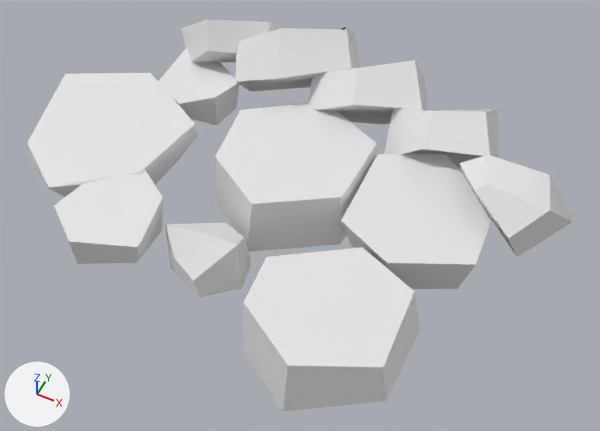
Before and after pictures for a commit that changed the FBX model Assets/Models/Ingredieants/Chopped_Ginger.fbx.
Rendered twice from a camera (50 mm lens) standing at (0.492, -0.988, 1.063) and looking at (0.062, -0.129, -0.011). Arrows for +X, +Y and +Z are at lower left; the lights stay in place. The first picture is the older version. Where no turn or scale is listed for an object, it has been applied to the vertices.
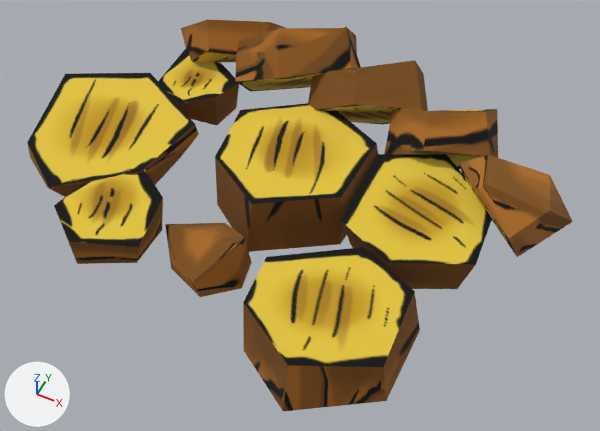
Pixel boxes (x1, y1, x2, y2) of what changed, in the pictures (600 x 431 px; the box of a moved part takes in the faces that stretch with it):
'Cylinder.007', recoloured, surface changed (white to yellow)
    both: (243, 247, 420, 411)
'Chopped Ginger', recoloured, surface changed (white to yellow)
    both: (215, 103, 378, 252)
'Cylinder.009', recoloured, reshaped, surface changed (white to yellow)
    both: (27, 73, 199, 197)
'Cylinder.010', recoloured, surface changed (white to yellow)
    both: (341, 154, 492, 289)
'Cylinder.012', recoloured, surface changed (white to yellow)
    both: (54, 169, 163, 264)
'Cylinder.003', recoloured (white to brown)
    both: (460, 155, 573, 257)
'Cylinder.006', recoloured (white to brown)
    both: (235, 27, 361, 92)
'Cylinder.005', recoloured, surface changed (white to brown)
    both: (308, 60, 428, 125)
'Cylinder.004', recoloured, surface changed (white to brown)
    both: (384, 108, 498, 169)
'Cylinder.014', recoloured, surface changed (white to brown)
    both: (165, 223, 252, 297)
'Cylinder.013', recoloured (white to yellow)
    both: (158, 49, 239, 126)
'Cylinder.011', recoloured (white to brown)
    both: (181, 20, 285, 62)
part 2 of me_cylinder_026, moved or reshaped
    both: (27, 143, 141, 197)
part 3 of me_cylinder_026, surface changed (white to yellow)
    both: (27, 73, 199, 197)

The change, as a list of edits to the scene's bpy script:
```text
Change me_cylinder_023:
    where me_cylinder_023.from_pydata(...)  # 12 vertices, 8 faces; spans x -0.104..0.119, y -0.098..0.102, z -0.112..0.092
    me_cylinder_023 part 4: texture (UV) coordinates of 8 of 8 faces, centred in x -0.096..0.095, y -0.063..0.073, z -0.068..0.07, changed; they spanned u 0.0..1.0, v 0.58..0.66 and now span u 0.28..0.96, v 0.38..0.67
    add me_cylinder_023.materials.append(mat_ginger)  # picture img_ginger_color_png
Change me_cylinder_008:
    where me_cylinder_008.from_pydata(...)  # 12 vertices, 8 faces; spans x -0.146..0.14, y -0.163..0.165, z -0.058..0.057
    me_cylinder_008 part 6: texture (UV) coordinates of 8 of 8 faces, centred in x -0.126..0.131, y -0.12..0.119, z -0.049..0.049, changed; they spanned u 0.0..1.0, v 0.74..0.79 and now span u 0.27..0.95, v 0.19..0.97
    add me_cylinder_008.materials.append(mat_ginger)  # picture img_ginger_color_png
Change me_cylinder_027:
    where me_cylinder_027.from_pydata(...)  # 18 vertices, 14 faces; spans x -0.113..0.118, y -0.132..0.131, z -0.046..0.056
    me_cylinder_027 part 5: texture (UV) coordinates of 14 of 14 faces, centred in x -0.101..0.106, y -0.099..0.104, z -0.037..0.046, changed; they spanned u 0.0..1.0, v 0.82..0.87 and now span u 0.29..0.97, v 0.13..0.68
    add me_cylinder_027.materials.append(mat_ginger)  # picture img_ginger_color_png
Change me_cylinder_009:
    where me_cylinder_009.from_pydata(...)  # 13 vertices, 13 faces; spans x -0.093..0.108, y -0.1..0.09, z -0.103..0.06
    add me_cylinder_009.materials.append(mat_ginger)  # picture img_ginger_color_png
Change me_cylinder_022:
    where me_cylinder_022.from_pydata(...)  # 12 vertices, 8 faces; spans x -0.094..0.102, y -0.092..0.093, z -0.111..0.08
    me_cylinder_022 part 9: texture (UV) coordinates of 8 of 8 faces, centred in x -0.087..0.085, y -0.055..0.06, z -0.065..0.061, changed; they spanned u 0.0..1.0, v 0.52..0.61 and now span u 0.28..0.97, v 0.13..0.63
    add me_cylinder_022.materials.append(mat_ginger)  # picture img_ginger_color_png
Change me_cylinder_030:
    where me_cylinder_030.from_pydata(...)  # 12 vertices, 8 faces; spans x -0.076..0.077, y -0.076..0.074, z -0.042..0.048
    add me_cylinder_030.materials.append(mat_ginger)  # picture img_ginger_color_png
Change me_cylinder_026:
    remove me_cylinder_026.from_pydata(...)  # 18 vertices, 14 faces; spans x -0.149..0.142, y -0.169..0.165, z -0.058..0.045
    add me_cylinder_026.from_pydata(...)  # 18 vertices, 14 faces; spans x -0.149..0.142, y -0.165..0.165, z -0.058..0.045
    me_cylinder_026 part 2
    me_cylinder_026.vertices[0].co: (-0.003, -0.169, 0.027) -> (-0.01, -0.163, 0.019)  # pixel (47, 187)
    me_cylinder_026 part 3: texture (UV) coordinates of 14 of 14 faces, centred in x -0.129..0.135, y -0.13..0.122, z -0.048..0.035, changed; they spanned u 0.0..1.0, v 0.78..0.82 and now span u 0.26..0.95, v 0.25..0.97
    add me_cylinder_026.materials.append(mat_ginger)  # picture img_ginger_color_png
Change me_cylinder_031:
    where me_cylinder_031.from_pydata(...)  # 13 vertices, 13 faces; spans x -0.088..0.072, y -0.063..0.067, z -0.043..0.068
    me_cylinder_031 part 7: texture (UV) coordinates of 13 of 13 faces, centred in x -0.067..0.062, y -0.049..0.051, z -0.033..0.051, changed; they spanned u 0.0..1.0, v 0.01..1.0 and now span u 0.26..0.97, v 0.09..0.95
    add me_cylinder_031.materials.append(mat_ginger)  # picture img_ginger_color_png
Change me_cylinder_028:
    where me_cylinder_028.from_pydata(...)  # 12 vertices, 8 faces; spans x -0.1..0.093, y -0.093..0.1, z -0.076..0.095
    add me_cylinder_028.materials.append(mat_ginger)  # picture img_ginger_color_png
Change me_cylinder_029:
    where me_cylinder_029.from_pydata(...)  # 12 vertices, 8 faces; spans x -0.079..0.085, y -0.099..0.093, z -0.046..0.045
    me_cylinder_029 part 8: texture (UV) coordinates of 8 of 8 faces, centred in x -0.07..0.074, y -0.072..0.073, z -0.036..0.036, changed; they spanned u 0.0..1.0, v 0.9..0.95 and now span u 0.27..0.97, v 0.13..0.73
    add me_cylinder_029.materials.append(mat_ginger)  # picture img_ginger_color_png
Change me_cylinder_024:
    where me_cylinder_024.from_pydata(...)  # 18 vertices, 14 faces; spans x -0.122..0.127, y -0.124..0.105, z -0.117..0.099
    add me_cylinder_024.materials.append(mat_ginger)  # picture img_ginger_color_png
Change me_cylinder_025:
    where me_cylinder_025.from_pydata(...)  # 12 vertices, 8 faces; spans x -0.136..0.13, y -0.146..0.15, z -0.052..0.053
    me_cylinder_025 part 1: texture (UV) coordinates of 8 of 8 faces, centred in x -0.12..0.121, y -0.103..0.107, z -0.043..0.043, changed; they spanned u 0.0..1.0, v 0.69..0.75 and now span u 0.3..0.96, v 0.37..0.61
    add me_cylinder_025.materials.append(mat_ginger)  # picture img_ginger_color_png
```
